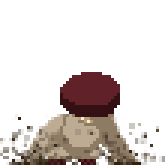
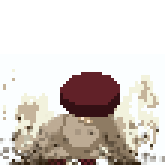
Comparing the layer stacks of the two 165px x 165px images. Changes:
added layer "Pasted Layer copy" over [0, 54, 165, 165]
